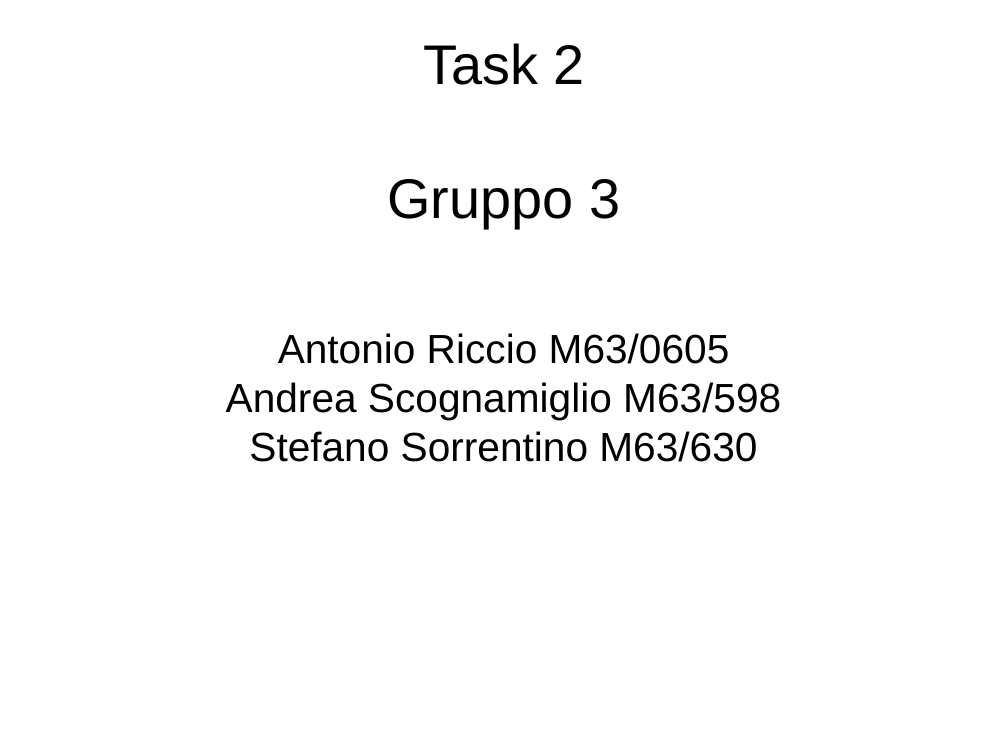
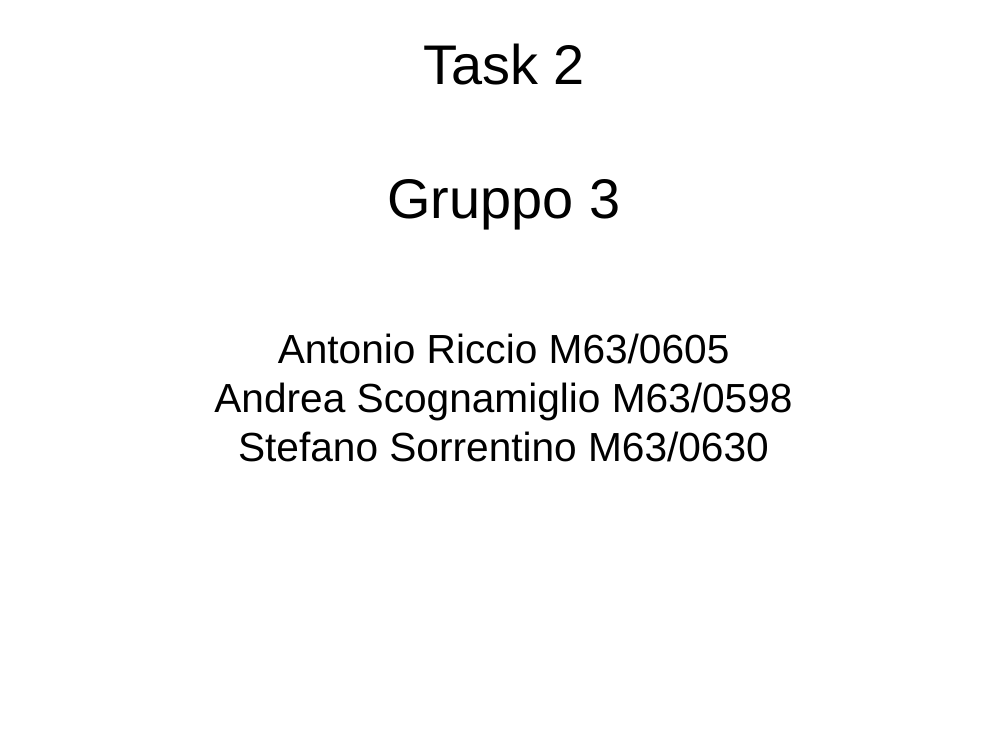
Before and after one commit to artic92/sistemi-embedded-task2, a slide deck: slide 1 of doc/presentazione.odp. Drawn at 1008x756 pixels with LibreOffice and Linux fonts; fonts in the diff are those of the drawing. Boxes give left, top, right and bottom in pixels: in the first picture for what was removed or moved away, otherwise in the second. Text is boxed around its words. In the diff, an @@ line names an element or a change of style, - is before the commit and + after.

```diff
--- a/doc/presentazione.odp
+++ b/doc/presentazione.odp
@@ subtitle at [214, 382, 793, 462]: text changed @@
-Andrea Scognamiglio M63/598
-Stefano Sorrentino M63/630
+Andrea Scognamiglio M63/0598
+Stefano Sorrentino M63/0630
```
Also in this commit, not shown: 2 other slides changed.
